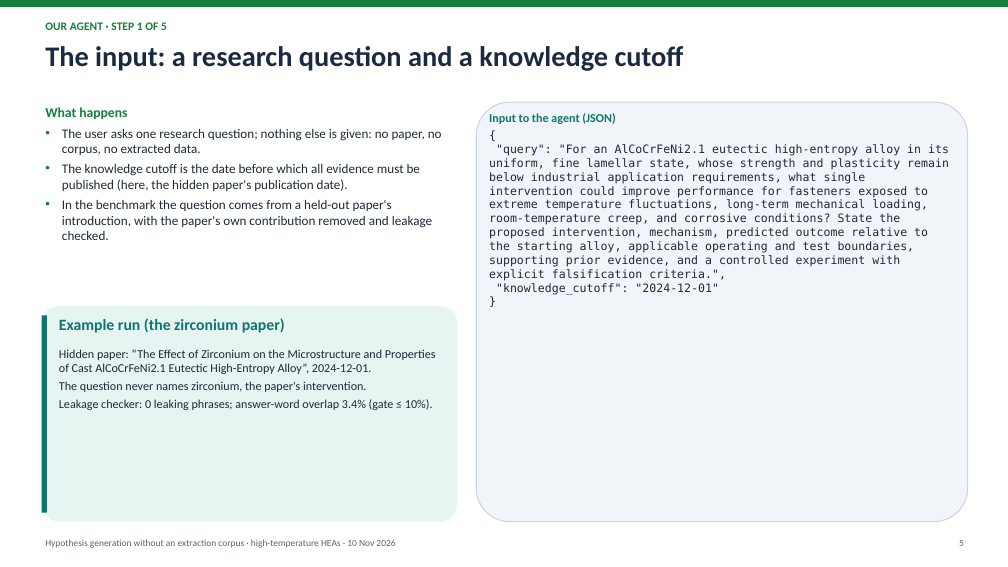
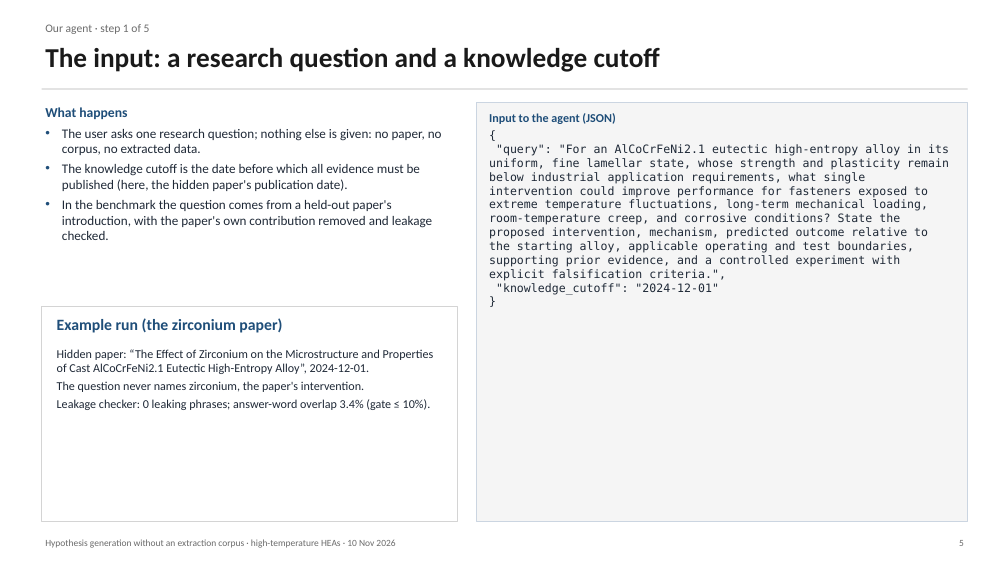
Before and after one commit to yadyneshsonale/materials-hypothesis-generation, a slide deck: slide 5 of presentations/2026-11-10_on_demand_retrieval/on_demand_hypothesis_generation_2026-11-10.pptx. Drawn at 1008x567 pixels with LibreOffice and Linux fonts; fonts in the diff are those of the drawing. Boxes give left, top, right and bottom in pixels: in the first picture for what was removed or moved away, otherwise in the second. Text is boxed around its words. In the diff, an @@ line names an element or a change of style, - is before the commit and + after.

```diff
--- a/presentations/2026-11-10_on_demand_retrieval/on_demand_hypothesis_generation_2026-11-10.pptx
+++ b/presentations/2026-11-10_on_demand_retrieval/on_demand_hypothesis_generation_2026-11-10.pptx
@@ rectangle removed at (0, 0, 1008, 7) @@
@@ text at (45, 24, 150, 34): text changed; text colour #15803D to #6B6B6B; bold off @@
-OUR AGENT · STEP 1 OF 5
+Our agent · step 1 of 5
@@ text "The input: a research question ..." at (45, 48, 660, 72): size 27 to 26 pt, text colour #1B2A41 to #1A1A1A @@
@@ rectangle added at (42, 88, 968, 89), fill #D4D4D4 @@
@@ text "What happens" at (45, 107, 442, 240): text colour #15803D to #1F4E79 in "What happens"; bullet colour #15803D to #1F4E79 @@
@@ rounded rectangle removed at (476, 102, 968, 522) @@
@@ rectangle added at (476, 102, 968, 522), fill #F5F5F5, outline #CBD5E1 1 pt @@
@@ text at (489, 113, 615, 124): text colour #0F766E to #1F4E79 in "Input to the agent (JSON)" @@
@@ rectangle at (42, 306, 457, 522): rounded rectangle to rectangle; fill #E6F4F2 to #FFFFFF; outline none to #D4D4D4 1 pt @@
@@ rectangle removed at (42, 315, 47, 513) @@
@@ text "Example run (the zirconium paper)" at (57, 318, 282, 333): text colour #0F766E to #1F4E79 @@
```
Also in this commit, not shown: 14 other slides changed, 1 other file.
